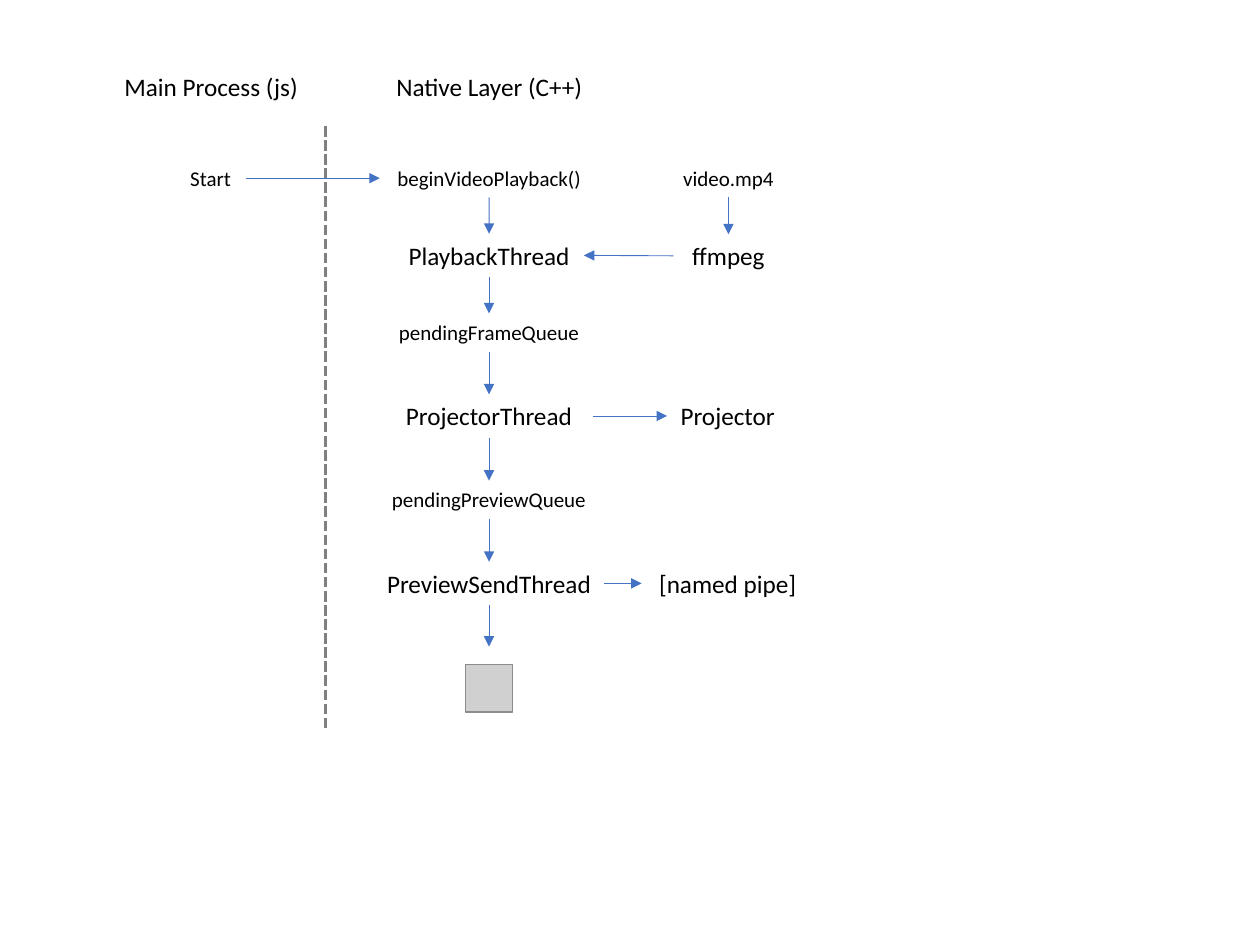
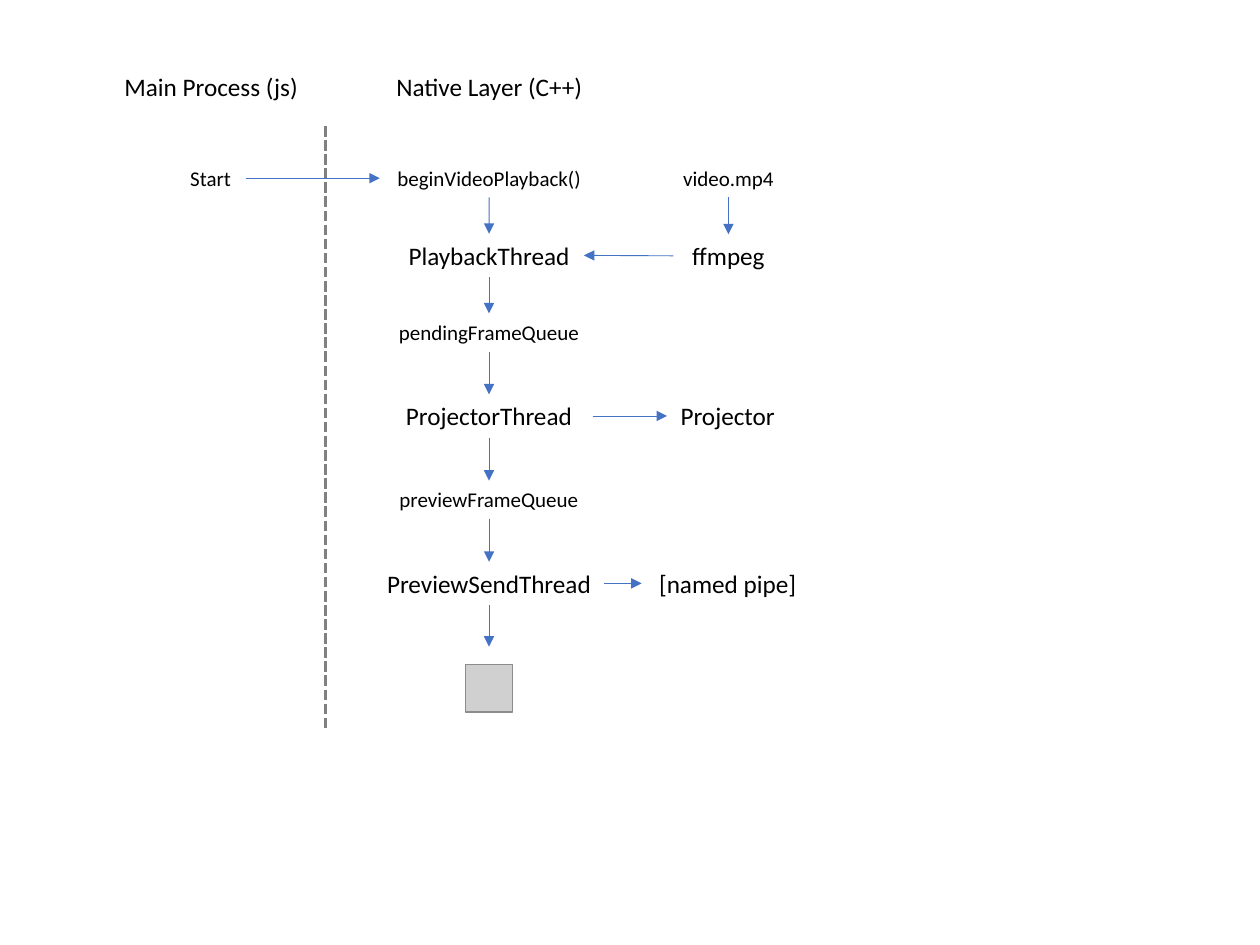
Before and after one commit to sclaggett/eye-candy, a slide deck: slide 9 of images/sources/Figures.pptx. Drawn at 1260x945 pixels with LibreOffice and Linux fonts; fonts in the diff are those of the drawing; grey boxes stand for pictures. Boxes give left, top, right and bottom in pixels: in the first picture for what was removed or moved away, otherwise in the second. Text is boxed around its words. In the diff, an @@ line names an element or a change of style, - is before the commit and + after.

```diff
--- a/images/sources/Figures.pptx
+++ b/images/sources/Figures.pptx
@@ text at (399,492,578,511): text changed @@
-pendingPreviewQueue
+previewFrameQueue
```
Also in this commit, not shown: 9 other slides changed, 25 other files.
